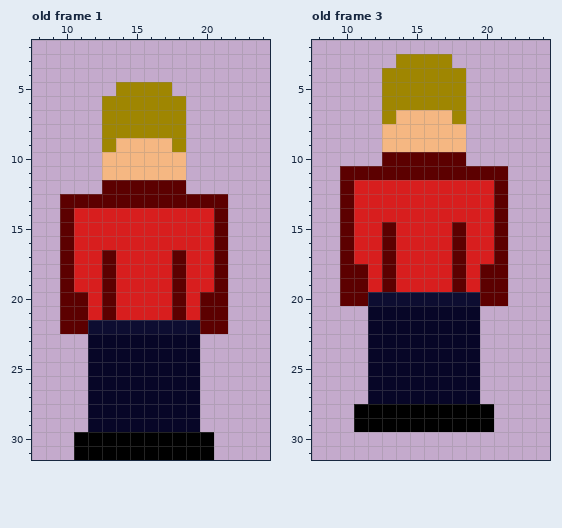
Animated GIF sprite, stored at src/main/resources/static/media/gifs/enemy-move-up.gif. Above, as it was before the edit.
The file is 32x32 pixels, 4 frames. Shown: old frame 1: x 8..24, y 2..31; old frame 3: x 8..24, y 2..31. The commit also changed other frames, which this record leaves out.
After the commit:
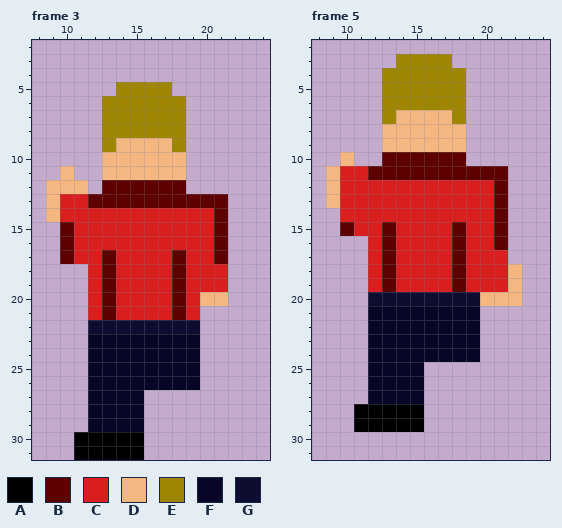
Palette (. is transparent): A #000000  B #5c0000  C #d81e1e  D #f5b782  E #9f8601  F #070627  G #0d0d31
A new or re-ordered frame is compared with the old frame closest to it.
What changed:
frames 4 -> 6
frames re-ordered
--- frame 3 against old frame 1
@@ x 8..13 @@
 10 .....D
-11 .....D
-12 .....B
-13 ..BBBB
-14 ..BCCC
+11 ..D..D
+12 .DDD.B
+13 .DCCBB
+14 .DCCCC
 15 ..BCCC
@@ x 8..24 @@
 17 ..BCCBCCCCBCCB...
-18 ..BCCBCCCCBCCB...
-19 ..BCCBCCCCBCCB...
-20 ..BBCBCCCCBCBB...
-21 ..BBCBCCCCBCBB...
-22 ..BBGGGGGGGGBB...
+18 ....CBCCCCBCCC...
+19 ....CBCCCCBCCC...
+20 ....CBCCCCBCDD...
+21 ....CBCCCCBC.....
+22 ....GGGGGGGG.....
 23 ....FFFFFFFF.....
@@ x 14..22 @@
 26 FFFFFF...
-27 FFFFFF...
-28 FFFFFF...
-29 FFFFFF...
-30 AAAAAAA..
-31 AAAAAAA..
+27 FF.......
+28 FF.......
+29 FF.......
+30 AA.......
+31 AA.......
--- frame 5 is new; against old frame 3
@@ x 8..24 @@
  9 .....DDDDDD......
-10 .....BBBBBB......
-11 ..BBBBBBBBBBBB...
-12 ..BCCCCCCCCCCB...
-13 ..BCCCCCCCCCCB...
-14 ..BCCCCCCCCCCB...
+10 ..D..BBBBBB......
+11 .DCCBBBBBBBBBB...
+12 .DCCCCCCCCCCCB...
+13 .DCCCCCCCCCCCB...
+14 ..CCCCCCCCCCCB...
 15 ..BCCBCCCCBCCB...
-16 ..BCCBCCCCBCCB...
-17 ..BCCBCCCCBCCB...
-18 ..BBCBCCCCBCBB...
-19 ..BBCBCCCCBCBB...
-20 ..BBGGGGGGGGBB...
+16 ....CBCCCCBCCB...
+17 ....CBCCCCBCCC...
+18 ....CBCCCCBCCCD..
+19 ....CBCCCCBCCCD..
+20 ....GGGGGGGGDDD..
 21 ....FFFFFFFF.....
@@ x 14..22 @@
 24 FFFFFF...
-25 FFFFFF...
-26 FFFFFF...
-27 FFFFFF...
-28 AAAAAAA..
-29 AAAAAAA..
+25 FF.......
+26 FF.......
+27 FF.......
+28 AA.......
+29 AA.......
 30 .........
Pixel boxes of the changes (left, top, right, bottom) in both pictures:
changed: (46, 166, 88, 334)
changed: (200, 264, 228, 334)
erased: (144, 390, 214, 460)
changed: (326, 152, 522, 432)
